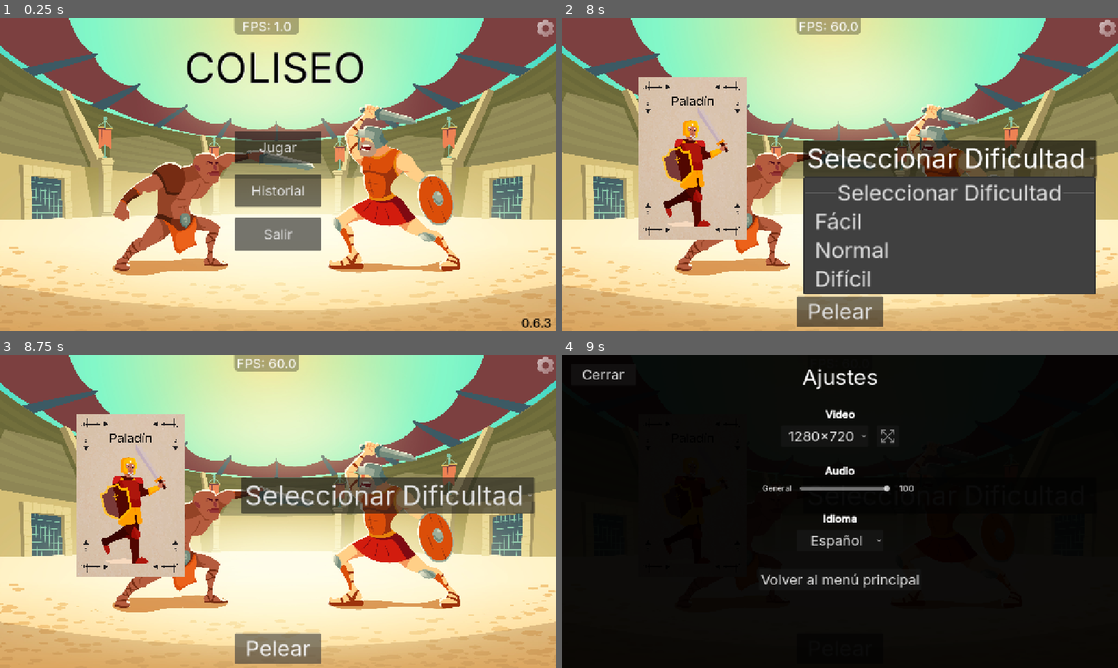
Above: before the commit, frames 1-4 (two rows, left to right).
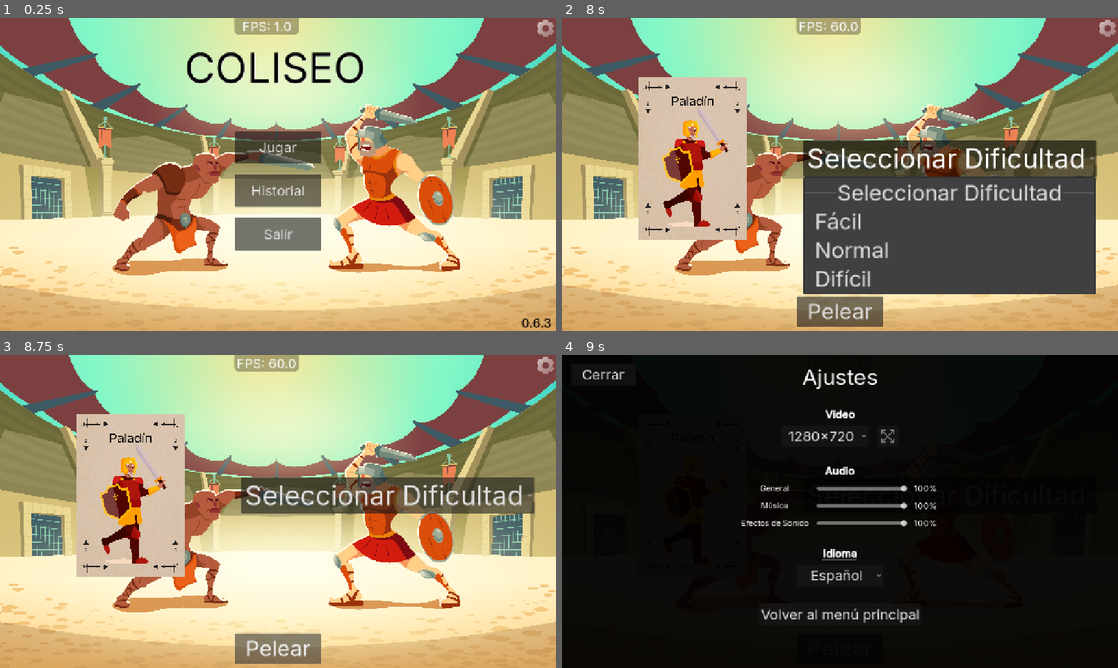
Above: after the commit, the same moments.

Repository: ChrisNGDC/cards_combat_game
Game: Godot game, scene res://scenes/main_menu.tscn
Same seed, same stepped clock (60 frames per second), same inputs: the game is played once before the commit and once after it.
Inputs (mouse positions are in pixels of both pictures, inside the frame that each line leads up to):
- Up to frame 1 (0.25 s): no input
- Up to frame 2 (8 s): click "Jugar" at 0.5 s; drag from (667, 158) to (917, 158) at 1.27 s; drag from (789, 158) to (1045, 158) at 2.02 s; tap Enter at 2.75 s; move the mouse to (917, 158) at 2.77 s; click (917, 158) at 2.92 s; click "Seleccionar Mazo" at 3.5 s; click "Pelear" at 4.25 s; click "Seleccionar Dificultad" at 5 s; click "Seleccionar Dificultad" at 5.75 s; click "Pelear" at 6.5 s; click "Seleccionar Dificultad" at 7.25 s
- Up to frame 3 (8.75 s): click "Pelear" at 8 s
- Up to frame 4 (9 s): click (1106, 364) at 8.75 s

Frames 1-3 are identical in both runs. In frame 4, 2.4% of the frame differs, in the area x 32-68%, y 41-86%.

Commit message:
Updated settings menu and added music and sound effects

Diff:
--- /dev/null
+++ b/autoload/audio_manager.gd
@@ -0,0 +1,57 @@
+extends Node
+
+const MASTER_BUS_NAME: String = "Master"
+const MUSIC_BUS_NAME: String = "Music"
+const SOUND_EFFECTS_BUS_NAME: String = "SFX"
+
+@onready var master_bus_index: int = AudioServer.get_bus_index(MASTER_BUS_NAME)
+@onready var music_bus_index: int = AudioServer.get_bus_index(MUSIC_BUS_NAME)
+@onready var sfx_bus_index: int = AudioServer.get_bus_index(SOUND_EFFECTS_BUS_NAME)
+
+var music_player: AudioStreamPlayer = AudioStreamPlayer.new()
+
+var main_music: Resource = load("res://music/main_theme.ogg")
+
+func _ready() -> void:
+	add_child(music_player)
+	music_player.bus = MUSIC_BUS_NAME
+	process_mode = Node.PROCESS_MODE_ALWAYS
+
+func play_bgm(stream: AudioStream) -> void:
+	if music_player.stream == stream:
+		return
+	music_player.stream = stream
+	music_player.play()
+
+func play_main_theme() -> void:
+	play_bgm(main_music)
+
+func play_sfx(stream: AudioStream) -> void:
+	var instance: AudioStreamPlayer = AudioStreamPlayer.new()
+	instance.stream = stream
+	instance.bus = "SFX"
+
+	add_child(instance)
+	instance.play()
+	instance.finished.connect(instance.queue_free)
+
+func get_master_volume() -> float:
+	return db_to_linear(AudioServer.get_bus_volume_db(master_bus_index))
+
+func get_music_volume() -> float:
+	return db_to_linear(AudioServer.get_bus_volume_db(music_bus_index))
+
+func get_sfx_volume() -> float:
+	return db_to_linear(AudioServer.get_bus_volume_db(sfx_bus_index))
+
+func set_master_volume(value: float) -> void:
+	AudioServer.set_bus_volume_db(master_bus_index, linear_to_db(value))
+	AudioServer.set_bus_mute(master_bus_index, value < 0.01)
+
+func set_music_volume(value: float) -> void:
+	AudioServer.set_bus_volume_db(music_bus_index, linear_to_db(value))
+	AudioServer.set_bus_mute(music_bus_index, value < 0.01)
+
+func set_sfx_volume(value: float) -> void:
+	AudioServer.set_bus_volume_db(sfx_bus_index, linear_to_db(value))
+	AudioServer.set_bus_mute(sfx_bus_index, value < 0.01)
--- a/autoload/debug_overlay.gd
+++ b/autoload/debug_overlay.gd
@@ -3,12 +3,19 @@
 @onready var FPS_counter: Label = $Container/FPSLabel
 @onready var settings_button: TextureButton = $Container/SettingsButton
 @onready var settings_panel: PanelContainer = $SettingsPanel
+
 @onready var video_label: RichTextLabel = $SettingsPanel/SettingsContainer/VideoContainer/VideoLabel
 @onready var res_button: Button = $SettingsPanel/SettingsContainer/VideoContainer/ResolutionContainer/ResolutionButton
 @onready var fullscreen_button: Button = $SettingsPanel/SettingsContainer/VideoContainer/ResolutionContainer/FullscreenButton
+
 @onready var audio_label: RichTextLabel = $SettingsPanel/SettingsContainer/AudioContainer/AudioLabel
 @onready var master_slider: HSlider = $SettingsPanel/SettingsContainer/AudioContainer/MasterContainer/MasterSlider
 @onready var master_slider_value: Label = $SettingsPanel/SettingsContainer/AudioContainer/MasterContainer/ValueLabel
+@onready var music_slider: HSlider = $SettingsPanel/SettingsContainer/AudioContainer/MusicContainer/MusicSlider
+@onready var music_slider_value: Label = $SettingsPanel/SettingsContainer/AudioContainer/MusicContainer/ValueLabel
+@onready var sfx_slider: HSlider = $SettingsPanel/SettingsContainer/AudioContainer/SFXContainer/SFXSlider
+@onready var sfx_slider_value: Label = $SettingsPanel/SettingsContainer/AudioContainer/SFXContainer/ValueLabel
+
 @onready var lang_label: RichTextLabel = $SettingsPanel/SettingsContainer/LanguageContainer/LanguageLabel
 @onready var lang_button: Button = $SettingsPanel/SettingsContainer/LanguageContainer/LanguageButton
 
@@ -43,7 +50,10 @@
 	lang_label.bbcode_text = "[b][u]" + tr("LANGUAGE") + "[/u][/b]"
 	audio_label.bbcode_text = "[b][u]" + tr("AUDIO") + "[/u][/b]"
 
-	master_slider.value = 100
+	AudioManager.play_main_theme()
+	master_slider.value = AudioManager.get_master_volume()
+	music_slider.value = AudioManager.get_music_volume()
+	sfx_slider.value = AudioManager.get_sfx_volume()
 
 	res_button.item_selected.connect(_on_resolution_selected)
 	lang_button.item_selected.connect(_on_language_selected)
@@ -120,4 +130,14 @@
 
 
 func _on_master_slider_value_changed(value: float) -> void:
-	master_slider_value.text = str(int(value))
+	master_slider_value.text = str(int(value * 100)) + "%"
+	AudioManager.set_master_volume(value / 3)
+
+func _on_music_slider_value_changed(value: float) -> void:
+	music_slider_value.text = str(int(value * 100)) + "%"
+	AudioManager.set_music_volume(value / 3)
+
+
+func _on_sfx_slider_value_changed(value: float) -> void:
+	sfx_slider_value.text = str(int(value * 100)) + "%"
+	AudioManager.set_sfx_volume(value / 3)
--- a/autoload/debug_overlay.tscn
+++ b/autoload/debug_overlay.tscn
@@ -158,6 +158,7 @@
 
 [node name="MasterLabel" type="Label" parent="SettingsPanel/SettingsContainer/AudioContainer/MasterContainer" unique_id=926136930]
 layout_mode = 2
+size_flags_horizontal = 3
 theme_override_font_sizes/font_size = 18
 text = "GENERAL"
 horizontal_alignment = 1
@@ -168,11 +169,70 @@
 layout_mode = 2
 size_flags_vertical = 1
 theme_override_constants/center_grabber = 1
-rounded = true
+max_value = 1.0
+step = 0.01
 scrollable = false
 
 [node name="ValueLabel" type="Label" parent="SettingsPanel/SettingsContainer/AudioContainer/MasterContainer" unique_id=104468307]
-custom_minimum_size = Vector2(50, 0)
+custom_minimum_size = Vector2(60, 0)
+layout_mode = 2
+theme_override_font_sizes/font_size = 20
+horizontal_alignment = 1
+vertical_alignment = 1
+
+[node name="MusicContainer" type="HBoxContainer" parent="SettingsPanel/SettingsContainer/AudioContainer" unique_id=256250313]
+layout_mode = 2
+theme_override_constants/separation = 20
+alignment = 1
+
+[node name="MusicLabel" type="Label" parent="SettingsPanel/SettingsContainer/AudioContainer/MusicContainer" unique_id=1838385113]
+layout_mode = 2
+size_flags_horizontal = 3
+theme_override_font_sizes/font_size = 18
+text = "MUSIC"
+horizontal_alignment = 1
+vertical_alignment = 1
+
+[node name="MusicSlider" type="HSlider" parent="SettingsPanel/SettingsContainer/AudioContainer/MusicContainer" unique_id=943364000]
+custom_minimum_size = Vector2(200, 30)
+layout_mode = 2
+size_flags_vertical = 1
+theme_override_constants/center_grabber = 1
+max_value = 1.0
+step = 0.01
+scrollable = false
+
+[node name="ValueLabel" type="Label" parent="SettingsPanel/SettingsContainer/AudioContainer/MusicContainer" unique_id=823376224]
+custom_minimum_size = Vector2(60, 0)
+layout_mode = 2
+theme_override_font_sizes/font_size = 20
+horizontal_alignment = 1
+vertical_alignment = 1
+
+[node name="SFXContainer" type="HBoxContainer" parent="SettingsPanel/SettingsContainer/AudioContainer" unique_id=560474827]
+layout_mode = 2
+theme_override_constants/separation = 20
+alignment = 1
+
+[node name="SFXLabel" type="Label" parent="SettingsPanel/SettingsContainer/AudioContainer/SFXContainer" unique_id=2114741127]
+layout_mode = 2
+size_flags_horizontal = 3
+theme_override_font_sizes/font_size = 18
+text = "SFX"
+horizontal_alignment = 1
+vertical_alignment = 1
+
+[node name="SFXSlider" type="HSlider" parent="SettingsPanel/SettingsContainer/AudioContainer/SFXContainer" unique_id=199335927]
+custom_minimum_size = Vector2(200, 30)
+layout_mode = 2
+size_flags_vertical = 1
+theme_override_constants/center_grabber = 1
+max_value = 1.0
+step = 0.01
+scrollable = false
+
+[node name="ValueLabel" type="Label" parent="SettingsPanel/SettingsContainer/AudioContainer/SFXContainer" unique_id=1392640264]
+custom_minimum_size = Vector2(60, 0)
 layout_mode = 2
 theme_override_font_sizes/font_size = 20
 horizontal_alignment = 1
@@ -218,4 +278,6 @@
 [connection signal="pressed" from="Container/SettingsButton" to="." method="_on_settings_button_pressed"]
 [connection signal="pressed" from="SettingsPanel/CloseButton" to="." method="_on_close_button_pressed"]
 [connection signal="value_changed" from="SettingsPanel/SettingsContainer/AudioContainer/MasterContainer/MasterSlider" to="." method="_on_master_slider_value_changed"]
+[connection signal="value_changed" from="SettingsPanel/SettingsContainer/AudioContainer/MusicContainer/MusicSlider" to="." method="_on_music_slider_value_changed"]
+[connection signal="value_changed" from="SettingsPanel/SettingsContainer/AudioContainer/SFXContainer/SFXSlider" to="." method="_on_sfx_slider_value_changed"]
 [connection signal="pressed" from="SettingsPanel/SettingsContainer/ExitButton" to="." method="_on_exit_button_pressed"]
--- /dev/null
+++ b/default_bus_layout.tres
@@ -0,0 +1,15 @@
+[gd_resource type="AudioBusLayout" format=3 uid="uid://5bbilypxvjf5"]
+
+[resource]
+bus/1/name = &"Music"
+bus/1/solo = false
+bus/1/mute = false
+bus/1/bypass_fx = false
+bus/1/volume_db = 0.0
+bus/1/send = &"Master"
+bus/2/name = &"SFX"
+bus/2/solo = false
+bus/2/mute = false
+bus/2/bypass_fx = false
+bus/2/volume_db = 0.0
+bus/2/send = &"Master"
--- a/project.godot
+++ b/project.godot
@@ -26,6 +26,7 @@
 ConfigManager="*uid://dq4fpa7w2jdbu"
 SceneLoader="*uid://drxxra1qcv8qt"
 TooltipManager="*uid://dwougphpc3plb"
+AudioManager="*uid://c7qnsx15cyyuu"
 DebugOverlay="*uid://kwt4as8vekix"
 
 [debug]
--- a/resources/translations.csv
+++ b/resources/translations.csv
@@ -8,6 +8,8 @@
 VIDEO,Video,Video
 AUDIO,Audio,Audio
 GENERAL,General,General
+MUSIC,Music,Música
+SFX,Sound Effects,Efectos de Sonido
 LANGUAGE,Language,Idioma
 SETTINGS,Settings,Ajustes
 DECK_FIGHTER,Fighter,Luchador
--- a/scripts/Cards/card.gd
+++ b/scripts/Cards/card.gd
@@ -16,7 +16,9 @@
 
 var gold_style: LabelSettings = preload("res://resources/max_level_label_settings.tres")
 var basic_style: LabelSettings = preload("res://resources/basic_level_label_settings.tres")
+var sword_hit_sound: Resource = preload("res://sounds/sword_hit.wav")
 
+var nombre: String
 var tipo: String
 var nivel_actual: int
 var nivel_max: int
@@ -30,9 +32,15 @@
 var show_tooltip: bool = true
 var current_tooltip: PanelContainer = null
 
+
 func _ready() -> void:
 	self.scale = escala_normal
 	connect("tree_exited", Callable(self , "_on_tree_exited"))
+
+func play_sound() -> void:
+	match nombre:
+		"CARD_SWORD":
+			AudioManager.play_sfx(sword_hit_sound)
 
 
 func _process(_delta: float) -> void:
@@ -52,13 +60,13 @@
 func setup(datos: CardData, player: bool, deck_type: String = "") -> void:
 	datos_carta = datos
 	own_by_player = player
-	create_tooltip()
 	show_card(false)
 	if is_inside_tree():
 		if deck_type:
 			var tex_back: Texture2D = load(deck_type)
 			card_back_image.texture = tex_back
 		_aplicar_datos()
+		create_tooltip()
 
 
 func show_card(si: bool) -> void:
@@ -69,22 +77,22 @@
 func create_tooltip() -> void:
 	current_tooltip = tooltip_scene.instantiate()
 	TooltipManager.add_child(current_tooltip)
-	current_tooltip.get_node("VBox/HBox/TypeLabel").text = tr(datos_carta.tipo)
+	current_tooltip.get_node("VBox/HBox/TypeLabel").text = tr(tipo)
 	var tooltip_level_label: Label = current_tooltip.get_node("VBox/HBox/LevelLabel")
-	tooltip_level_label.text = "Lvl." + (str(datos_carta.nivel_actual) if datos_carta.nivel_actual < datos_carta.nivel_max else "Max")
-	tooltip_level_label.modulate = (gold_style.font_color if datos_carta.nivel_actual == datos_carta.nivel_max else basic_style.font_color)
-	var description_values: Array = []
-	match datos_carta.nombre:
+	tooltip_level_label.text = "Lvl." + (str(nivel_actual) if nivel_actual < nivel_max else "Max")
+	tooltip_level_label.modulate = (gold_style.font_color if nivel_actual == nivel_max else basic_style.font_color)
+	var description_values: Array
+	match nombre:
 		"CARD_SWORD":
-			description_values = ["#ff0000", datos_carta.efecto.call(datos_carta.nivel_actual), tr(datos_carta.tipo_danio)]
+			description_values = ["#ff0000", apply_effect(), tr(tipo_danio)]
 		"CARD_MAGIC":
-			description_values = ["#ffff00", datos_carta.efecto.call(datos_carta.nivel_actual), tr(datos_carta.tipo_danio)]
+			description_values = ["#ffff00", apply_effect(), tr(tipo_danio)]
 		"CARD_SHIELD":
-			description_values = ["#0000ff", datos_carta.efecto.call(datos_carta.nivel_actual)]
+			description_values = ["#0000ff", apply_effect()]
 		"CARD_MIRROR":
 			description_values = []
 		"CARD_POTION":
-			description_values = ["#00ff00", datos_carta.efecto.call(datos_carta.nivel_actual)]
+			description_values = ["#00ff00", apply_effect()]
 	current_tooltip.get_node("VBox/InfoText").text = tr(datos_carta.description) % description_values
 	current_tooltip.hide()
 
@@ -99,6 +107,7 @@
 func _aplicar_datos() -> void:
 	var tex_front: Texture2D = load(datos_carta.ruta_imagen)
 	card_front_image.texture = tex_front
+	nombre = datos_carta.nombre
 	card_name.text = tr(datos_carta.nombre)
 	tipo = datos_carta.tipo
 	nivel_actual = datos_carta.nivel_actual
@@ -107,7 +116,7 @@
 	update_level_display()
 
 func dar_borde() -> void:
-	match datos_carta.tipo:
+	match tipo:
 		"CARD_OFFENSIVE":
 			borde.self_modulate = COLOR_OFENSIVO
 		"CARD_DEFENSIVE":
@@ -149,6 +158,9 @@
 	var tween: Tween = create_tween().set_trans(Tween.TRANS_SINE).set_ease(Tween.EASE_OUT)
 	tween.tween_property(self , "scale", target_scale, 0.2)
 
+func apply_effect() -> int:
+	return datos_carta.efecto.call(nivel_actual)
+
 
 func _on_tree_exited() -> void:
 	if current_tooltip:
--- a/scripts/Combat/combat.gd
+++ b/scripts/Combat/combat.gd
@@ -201,9 +201,9 @@
 	flip_tween.tween_property(carta, "scale:x", carta.escala_normal.x, 0.5).set_ease(Tween.EASE_OUT)
 
 
-func combat(player_card: CardData, cpu_card: CardData) -> void:
-	var primera: CardData
-	var segunda: CardData
+func combat(player_card: Node2D, cpu_card: Node2D) -> void:
+	var primera: Node2D
+	var segunda: Node2D
 	var player_va_primero: bool
 
 	var cpu_sword_prio: bool = (cpu_card.nombre == "CARD_SWORD" and player_card.nombre == "CARD_MAGIC")
@@ -232,22 +232,23 @@
 	cpu.take_damage()
 
 
-func play_card(card: CardData, es_jugador: bool) -> void:
+func play_card(card: Node2D, es_jugador: bool) -> void:
+	card.play_sound()
 	match card.nombre:
 		"CARD_SWORD":
-			var damage: int = card.efecto.call(card.nivel_actual)
+			var damage: int = card.apply_effect()
 			if es_jugador:
 				cpu.damage_to_receive += damage
 			else:
 				player.damage_to_receive += damage
 		"CARD_MAGIC":
-			var damage: int = card.efecto.call(card.nivel_actual)
+			var damage: int = card.apply_effect()
 			if es_jugador:
 				cpu.damage_to_receive += damage
 			else:
 				player.damage_to_receive += damage
 		"CARD_SHIELD":
-			var damage: int = card.efecto.call(card.nivel_actual)
+			var damage: int = card.apply_effect()
 			if es_jugador:
 				player.damage_to_receive = max(0, player.damage_to_receive - damage)
 			else:
@@ -260,7 +261,7 @@
 				player.damage_to_receive += cpu.damage_to_receive
 				cpu.damage_to_receive = 0
 		"CARD_POTION":
-			var healing: int = card.efecto.call(card.nivel_actual)
+			var healing: int = card.apply_effect()
 			if es_jugador:
 				player.damage_to_receive -= healing
 			else:
@@ -279,7 +280,7 @@
 		var player_card_pos: Vector2 = card_in_slot.anchor_pos
 		animar_vuelo_repartida(cpu_choice, cpu_slot_pos, true)
 		await get_tree().create_timer(1.5).timeout
-		await combat(card_in_slot.datos_carta, cpu_choice.datos_carta)
+		await combat(card_in_slot, cpu_choice)
 		card_in_slot.show_tooltip_info(false)
 		cpu_choice.show_tooltip_info(false)
 		player.visual_hand.erase(card_in_slot)
Not shown, added: autoload/audio_manager.gd.uid
Not shown, added: music/main_theme.ogg.import
Binary file changed: resources/translations.en.translation
Binary file changed: resources/translations.es.translation
Not shown, added: sounds/sword_hit.wav.import
Not shown, added: music/main_theme.ogg
Not shown, added: sounds/sword_hit.wav
